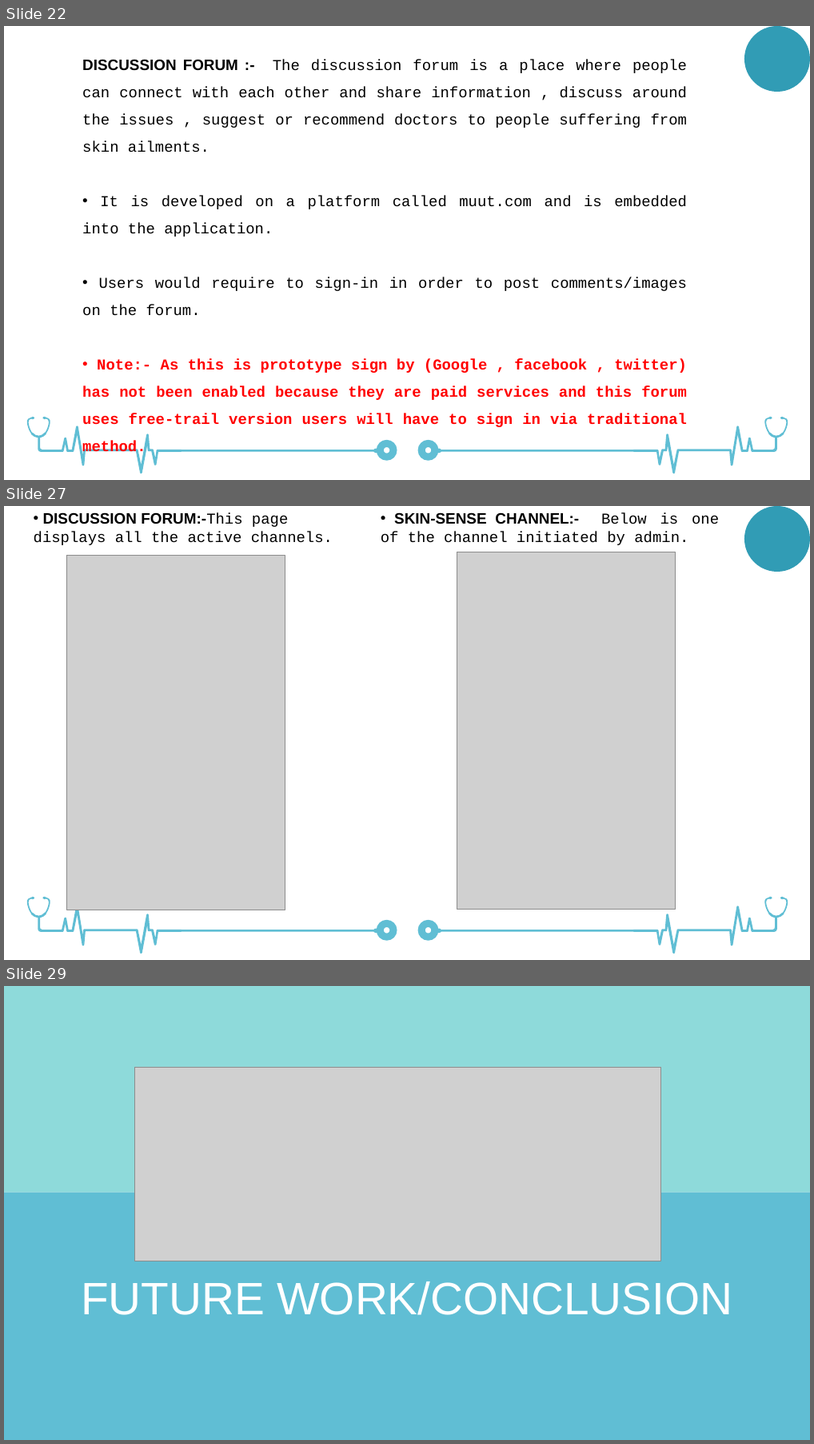
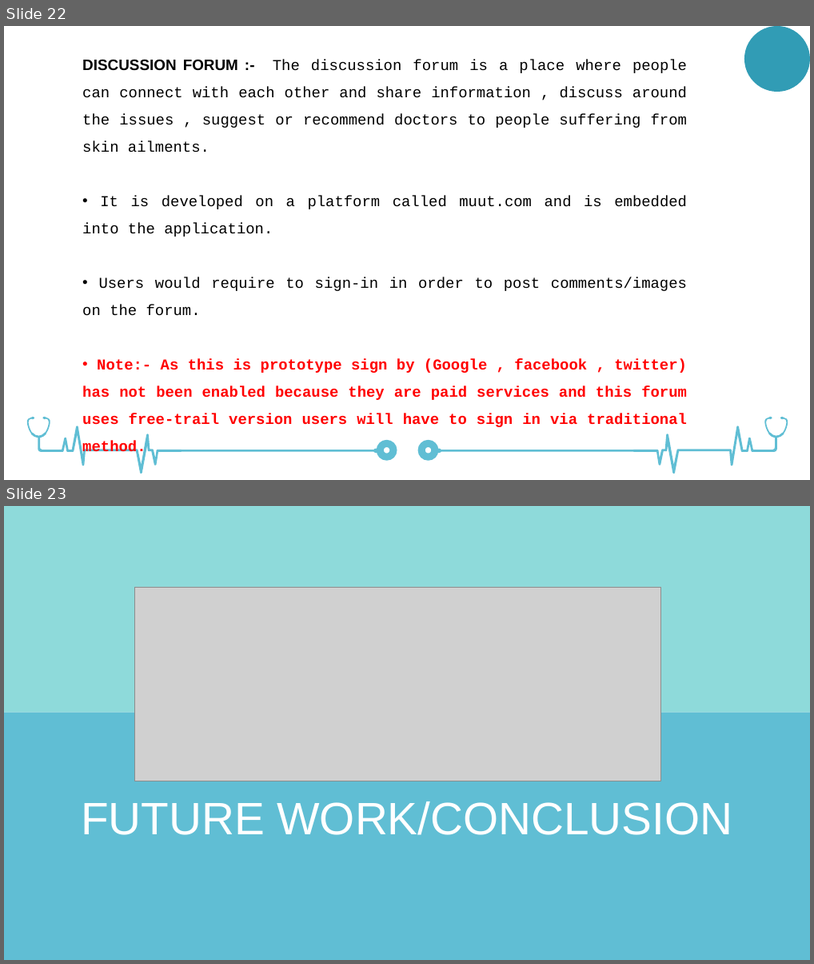
Before and after one commit to DHRUV6029/SkinSense, a slide deck: SKIN-SENSE-POWERPOINT.pptx. Shown one above the other, each under a label of ours: slides 22, 27 and 29 before the commit, slides 22 and 23 after it; the slides between them are not shown. The pictures are 814x1444 and 814x964 pixels, drawn with LibreOffice and Linux fonts; fonts in the diff are those of the drawing; grey boxes stand for pictures. Boxes give left, top, right and bottom in pixels: in the first picture for what was removed or moved away, otherwise in the second. Text is boxed around its words. In the diff, an @@ line names an element or a change of style, - is before the commit and + after.

```diff
--- a/SKIN-SENSE-POWERPOINT.pptx
+++ b/SKIN-SENSE-POWERPOINT.pptx
@@ slide 27 removed at [4,506,810,960], background #FFFFFF; not listed: 8 template elements that a slide beside it also shows @@
@@ text removed at [34,512,333,545] @@
-• DISCUSSION FORUM:-This page displays all the active channels.
@@ text removed at [381,512,719,545] @@
-• SKIN-SENSE CHANNEL:- Below is one of the channel initiated by admin.
@@ ellipse removed at [745,506,810,572] @@
@@ picture removed at [457,552,675,909] @@
@@ picture removed at [66,555,285,909] @@
@@ what was slide 29 is now slide 23 @@
```
Also in this commit, not shown: 2 slides changed, 5 other slides removed.
